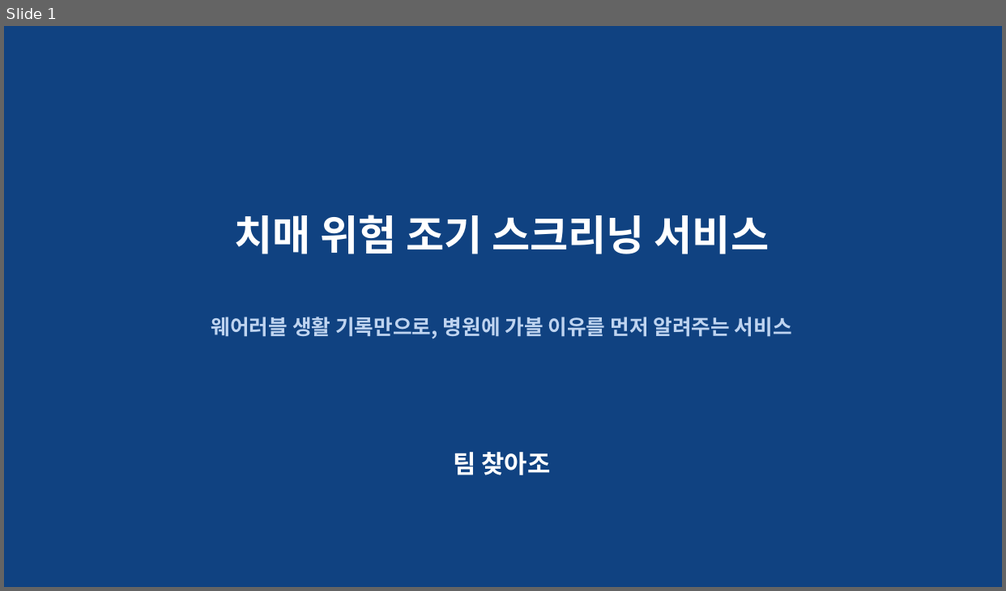
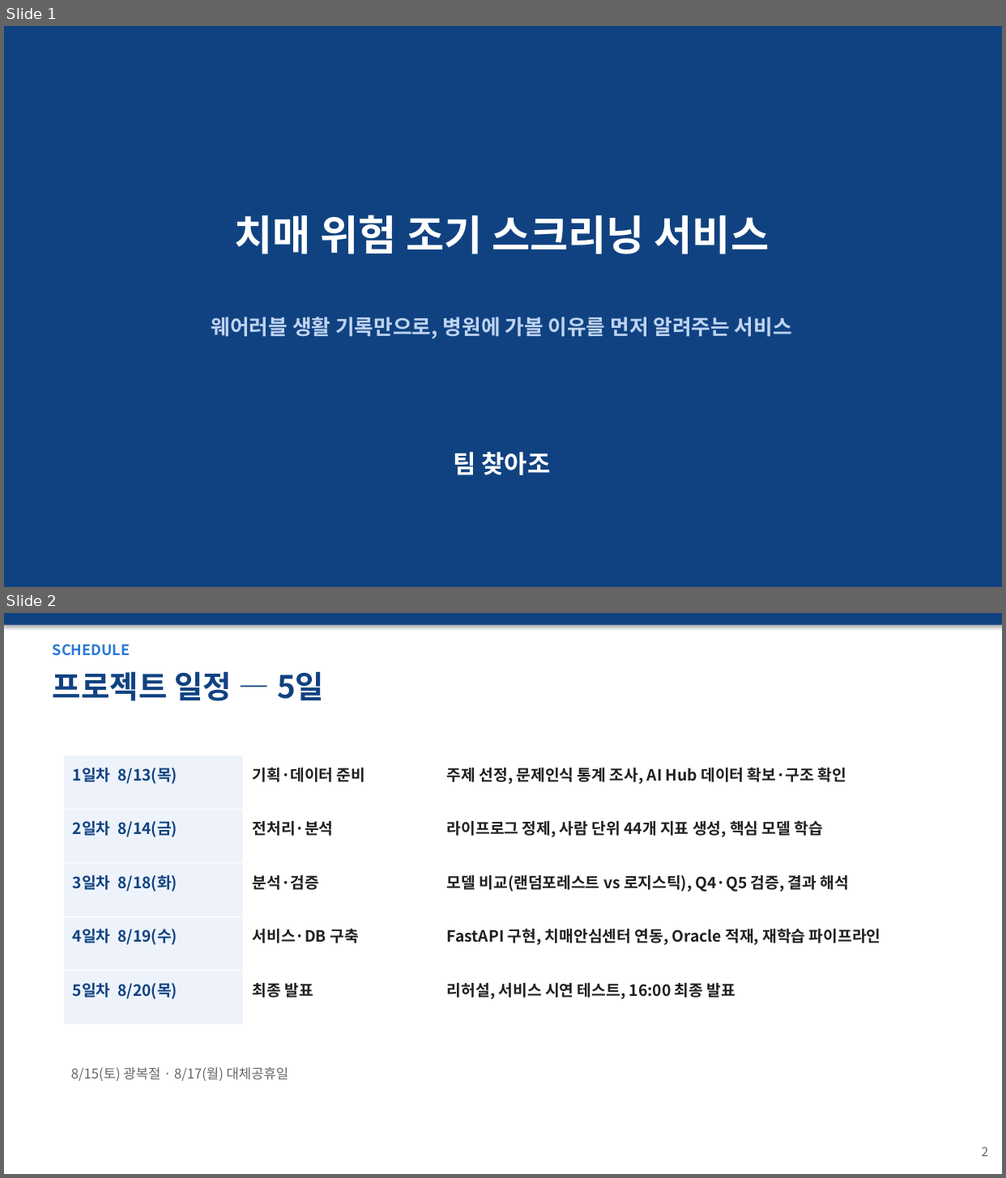
Before and after one commit to wpalswpa/dementia-screening, a slide deck: 발표자료_최종본_v5.pptx. Shown one above the other, each under a label of ours: slide 1 before the commit, slides 1 and 2 after it. The pictures are 1006x591 and 1006x1178 pixels, drawn with LibreOffice and Linux fonts; fonts in the diff are those of the drawing. Boxes give left, top, right and bottom in pixels: in the first picture for what was removed or moved away, otherwise in the second. Text is boxed around its words. In the diff, an @@ line names an element or a change of style, - is before the commit and + after.

```diff
--- a/발표자료_최종본_v5.pptx
+++ b/발표자료_최종본_v5.pptx
@@ slide 2 added at [4,613,1002,1174], background #FFFFFF @@
@@ rectangle added at [4,613,1002,625], fill #104281 @@
@@ text added at [53,644,130,656], 14 pt, text #2A78D6, bold @@
+SCHEDULE
@@ text added at [53,671,324,701], 30 pt, text #104281, bold @@
+프로젝트 일정 — 5일
@@ table added at [64,756,940,1024], 5 rows, 3 columns @@
+1일차 8/13(목) | 기획·데이터 준비 | 주제 선정, 문제인식 통계 조사, AI Hub 데이터 확보·구조 확인
+2일차 8/14(금) | 전처리·분석 | 라이프로그 정제, 사람 단위 44개 지표 생성, 핵심 모델 학습
+3일차 8/18(화) | 분석·검증 | 모델 비교(랜덤포레스트 vs 로지스틱), Q4·Q5 검증, 결과 해석
+4일차 8/19(수) | 서비스·DB 구축 | FastAPI 구현, 치매안심센터 연동, Oracle 적재, 재학습 파이프라인
+5일차 8/20(목) | 최종 발표 | 리허설, 서비스 시연 테스트, 16:00 최종 발표
@@ text added at [71,1067,289,1081], 13 pt, text #666666 @@
+8/15(토) 광복절 · 8/17(월) 대체공휴일
@@ text added at [982,1147,989,1157], 12 pt, text #666666 @@
+2
```
Also in this commit, not shown: 21 slides changed, 3 other slides added.
